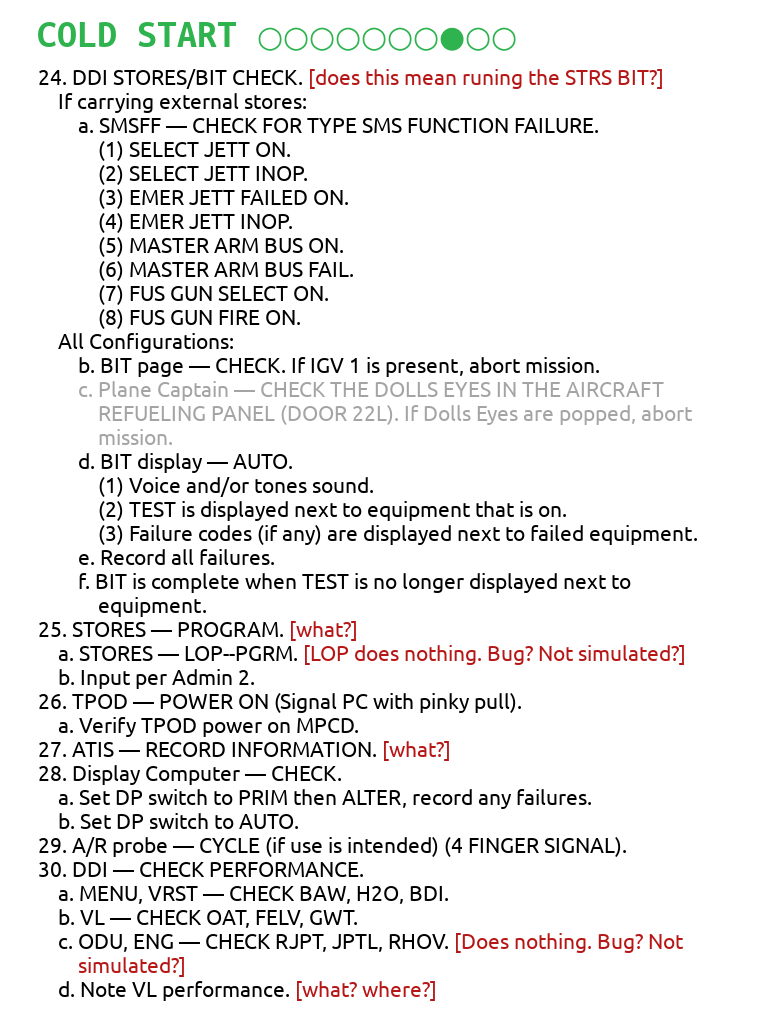
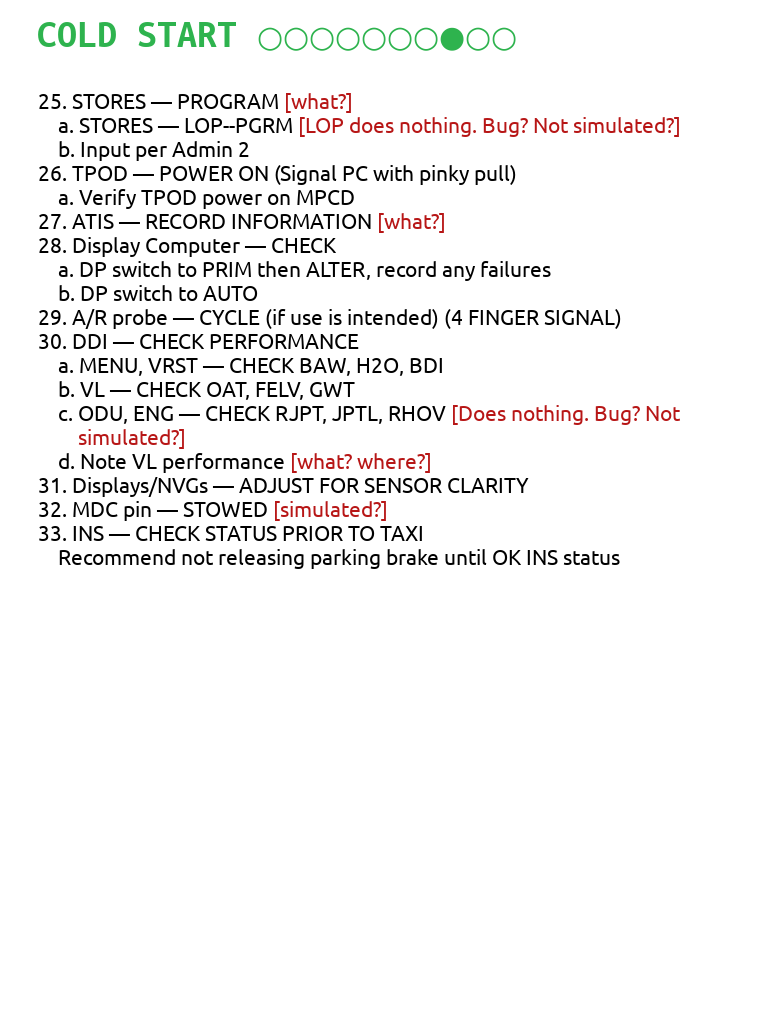
Two versions of the same layered image (768 x 1024). Layer-by-layer changes:
renamed "24. DDI STORES/BIT CHECK. [doe..." to "...", painted on it over bbox(39, 69, 697, 1001)
